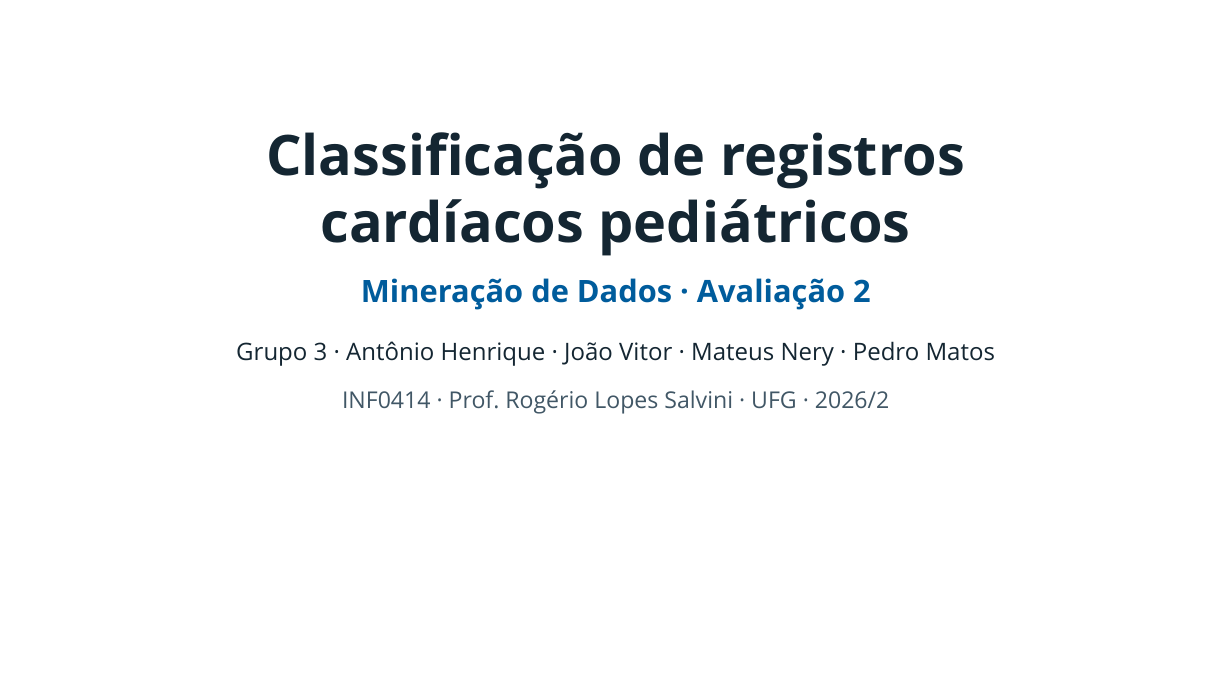
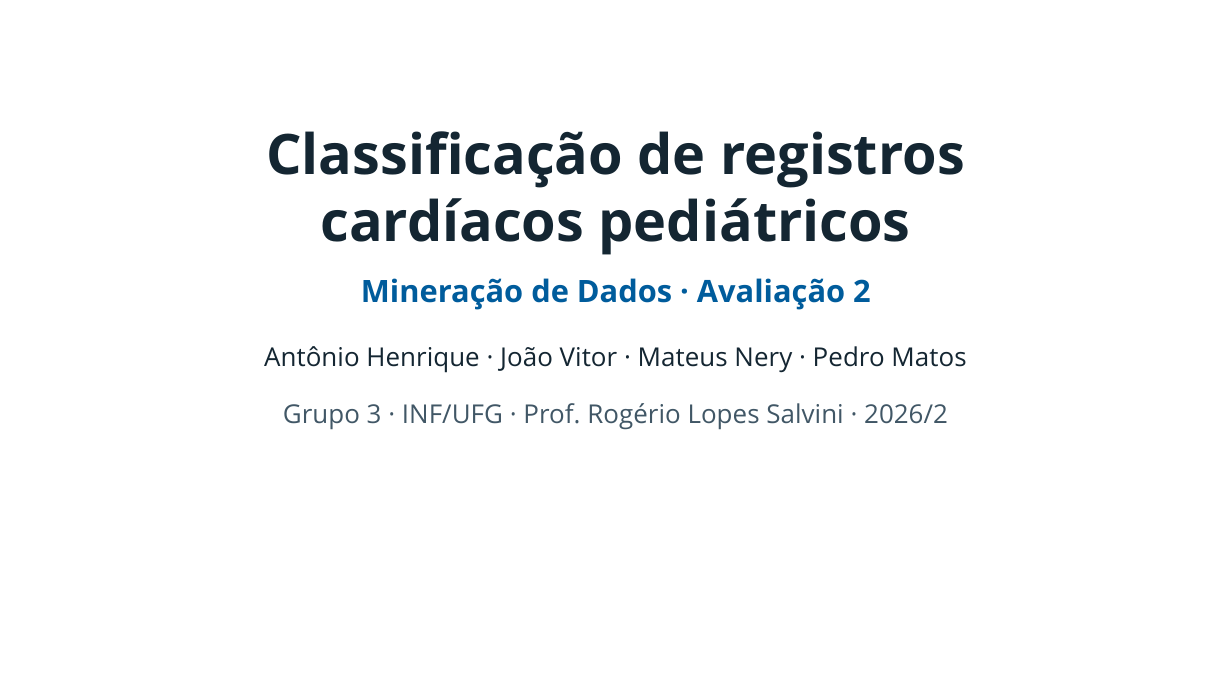
Before and after one commit to pedroafm06/Data-Mining, a slide deck: slide 1 of presentation/a2_inf/output/Apresentacao_A2_INF.pptx. Drawn at 1232x693 pixels with LibreOffice and Linux fonts; fonts in the diff are those of the drawing; background and template pictures are left out. Boxes give left, top, right and bottom in pixels: in the first picture for what was removed or moved away, otherwise in the second. Text is boxed around its words. In the diff, an @@ line names an element or a change of style, - is before the commit and + after.

```diff
--- a/presentation/a2_inf/output/Apresentacao_A2_INF.pptx
+++ b/presentation/a2_inf/output/Apresentacao_A2_INF.pptx
@@ text at box(264, 346, 966, 373): text changed; size 18.8 to 20.2 pt @@
-Grupo 3 · Antônio Henrique · João Vitor · Mateus Nery · Pedro Matos
+Antônio Henrique · João Vitor · Mateus Nery · Pedro Matos
@@ text at box(283, 403, 948, 430): text changed; size 18 to 20.2 pt @@
-INF0414 · Prof. Rogério Lopes Salvini · UFG · 2026/2
+Grupo 3 · INF/UFG · Prof. Rogério Lopes Salvini · 2026/2
```
Also in this commit, not shown: 6 other slides changed, 9 slides added, 9 slides removed, 25 other files.
